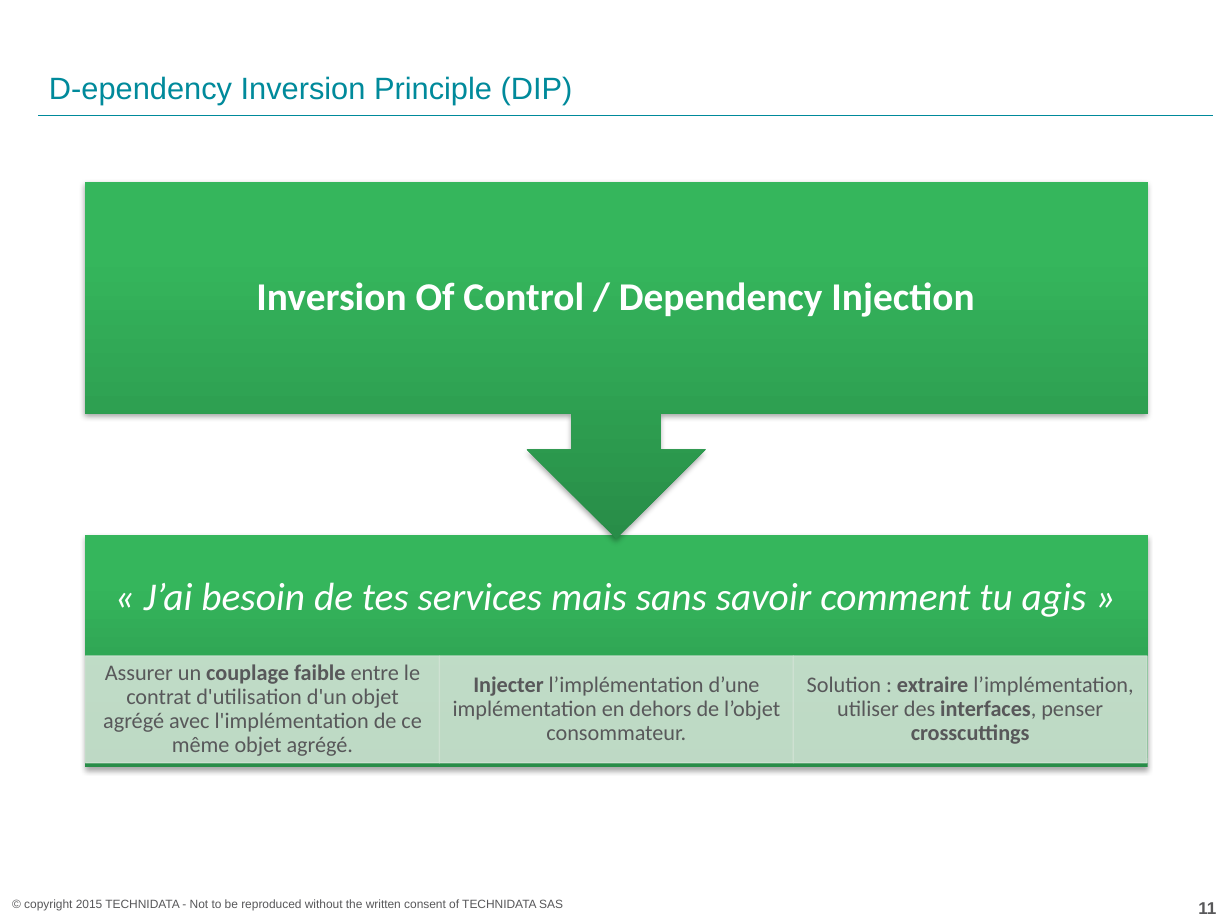
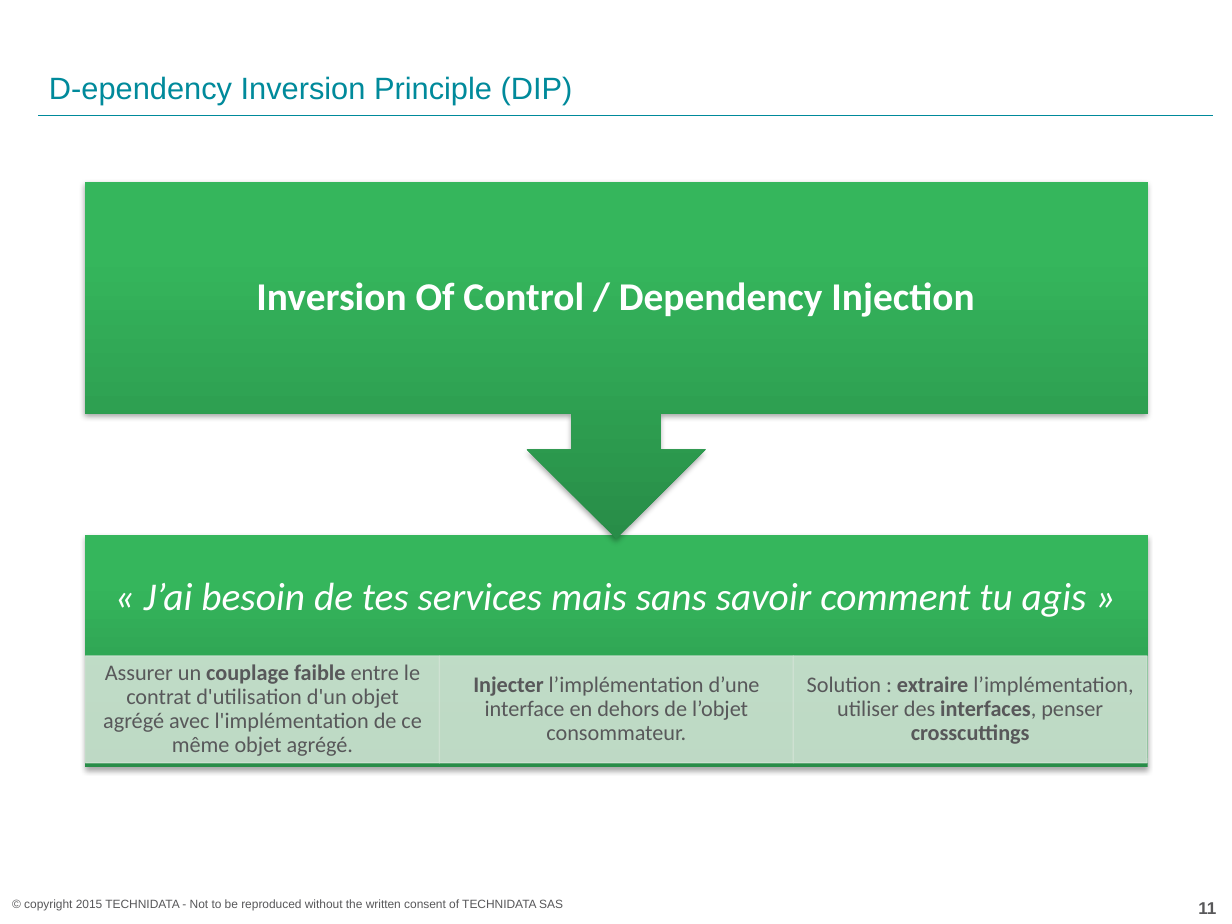
Before and after one commit to acoudene/ObjectCalisthenics, a slide deck: slide 11 of ObjectCalisthenics.pptx. Drawn at 1232x924 pixels with LibreOffice and Linux fonts; fonts in the diff are those of the drawing; background and template pictures are left out. Boxes give left, top, right and bottom in pixels: in the first picture for what was removed or moved away, otherwise in the second. Text is boxed around its words. In the diff, an @@ line names an element or a change of style, - is before the commit and + after.

```diff
--- a/ObjectCalisthenics.pptx
+++ b/ObjectCalisthenics.pptx
@@ text at <box>473,676,760,740</box>: text changed @@
-Injecter l’implémentation d’une implémentation en dehors de l’objet consommateur.
+Injecter l’implémentation d’une interface en dehors de l’objet consommateur.
```
Also in this commit, not shown: 2 other slides changed.
